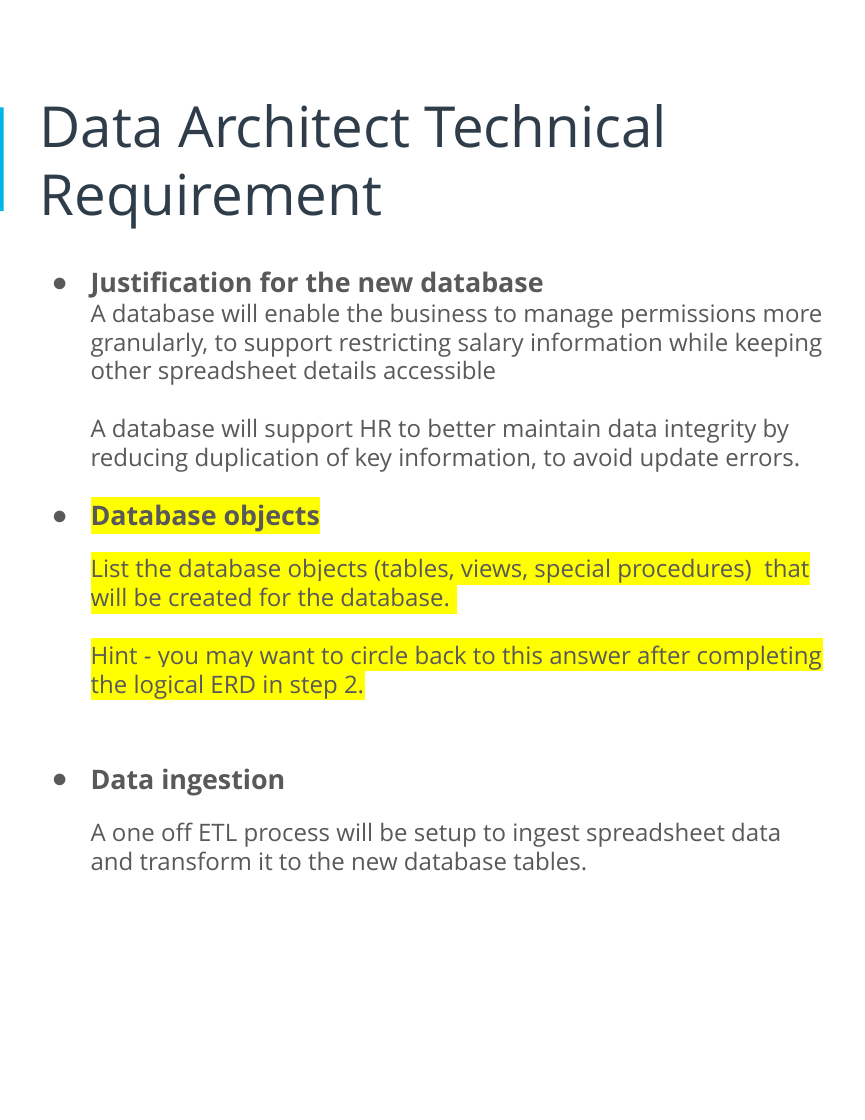
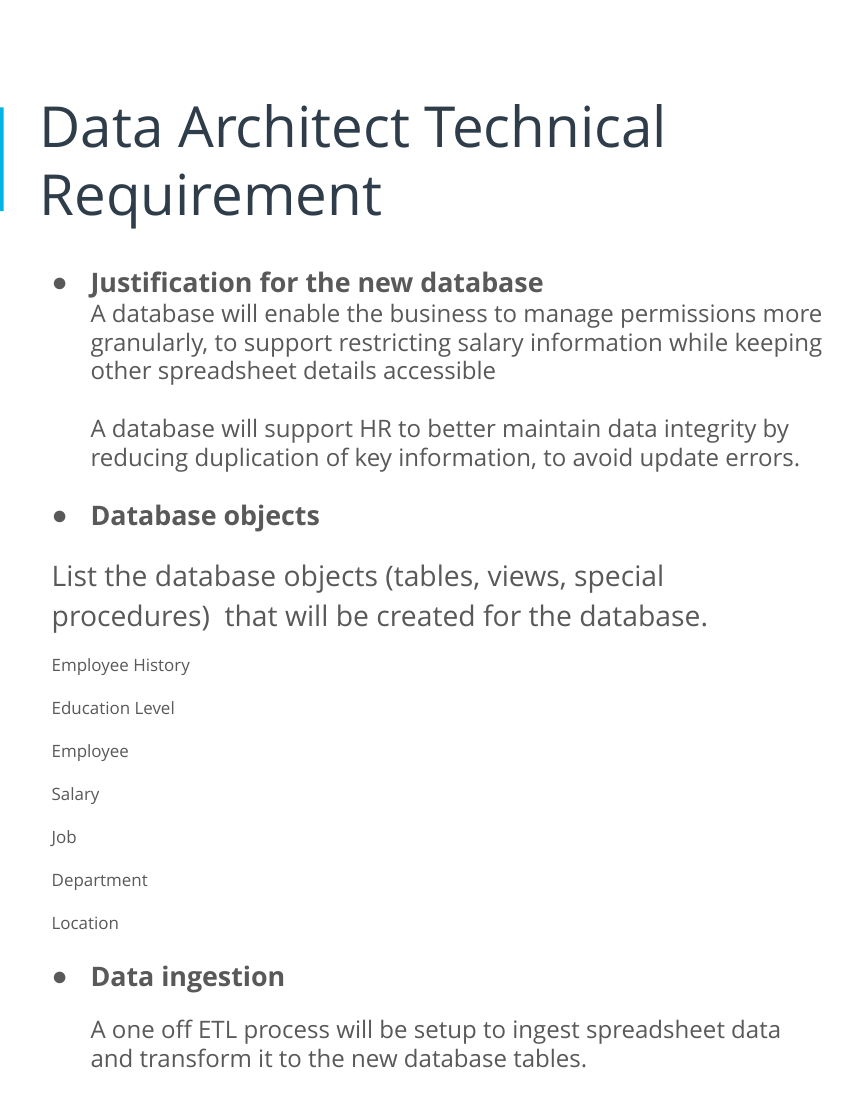
Before and after one commit to MartyP233/data-architecture-nanodegree, a slide deck: slide 8 of assignments/HR Database/project submission.pptx. Drawn at 865x1120 pixels with LibreOffice and Linux fonts; fonts in the diff are those of the drawing. Boxes give left, top, right and bottom in pixels: in the first picture for what was removed or moved away, otherwise in the second. Text is boxed around its words. In the diff, an @@ line names an element or a change of style, - is before the commit and + after.

Commit message:
created database, begun etl

```diff
--- a/assignments/HR Database/project submission.pptx
+++ b/assignments/HR Database/project submission.pptx
@@ text at [52,504,708,633]: highlight #FFFF00 to none in "Database objects", "List the database objects (tables, views, special ..."; size 17 to 20 pt in "List the database objects (tables, views, special ..."; indent changed; line spacing 1 to 1.15 @@
@@ text at [52,658,189,929]: text changed; size 17 to 12 pt @@
-Hint - you may want to circle back to this answer after completing the logical ERD in step 2.
+Employee History
+Education Level
+Employee
+Salary
+Job
+Department
+Location
```
Also in this commit, not shown: 2 other slides changed, 2 other files.
